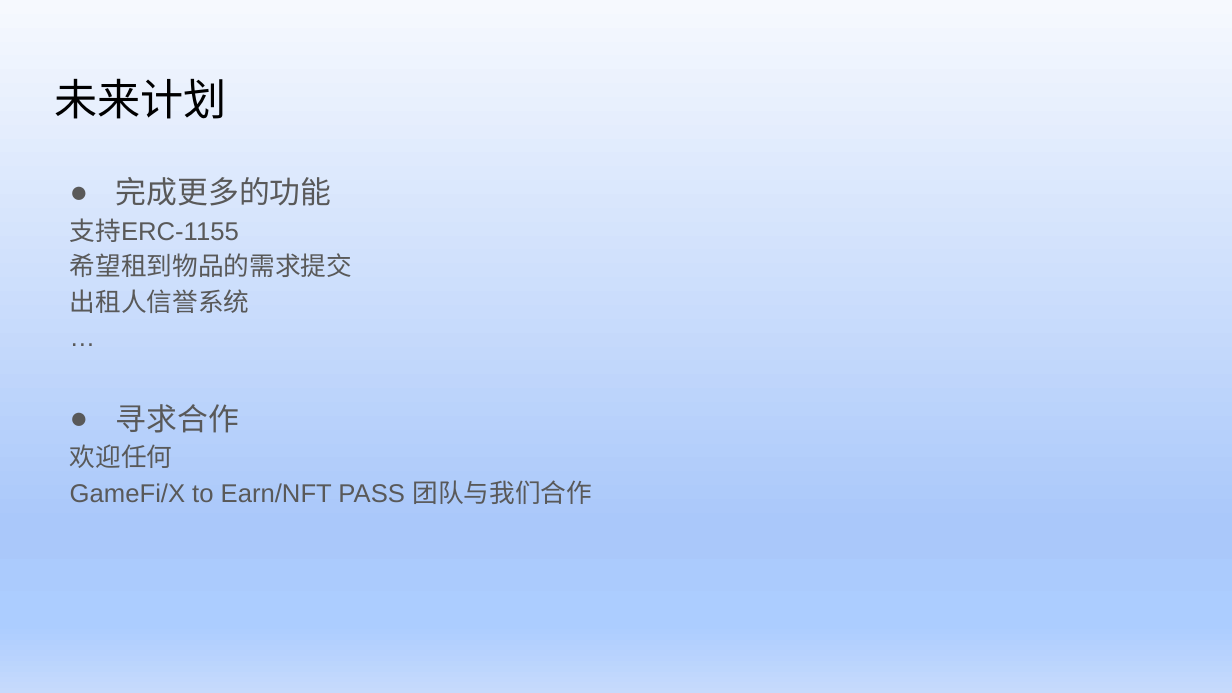
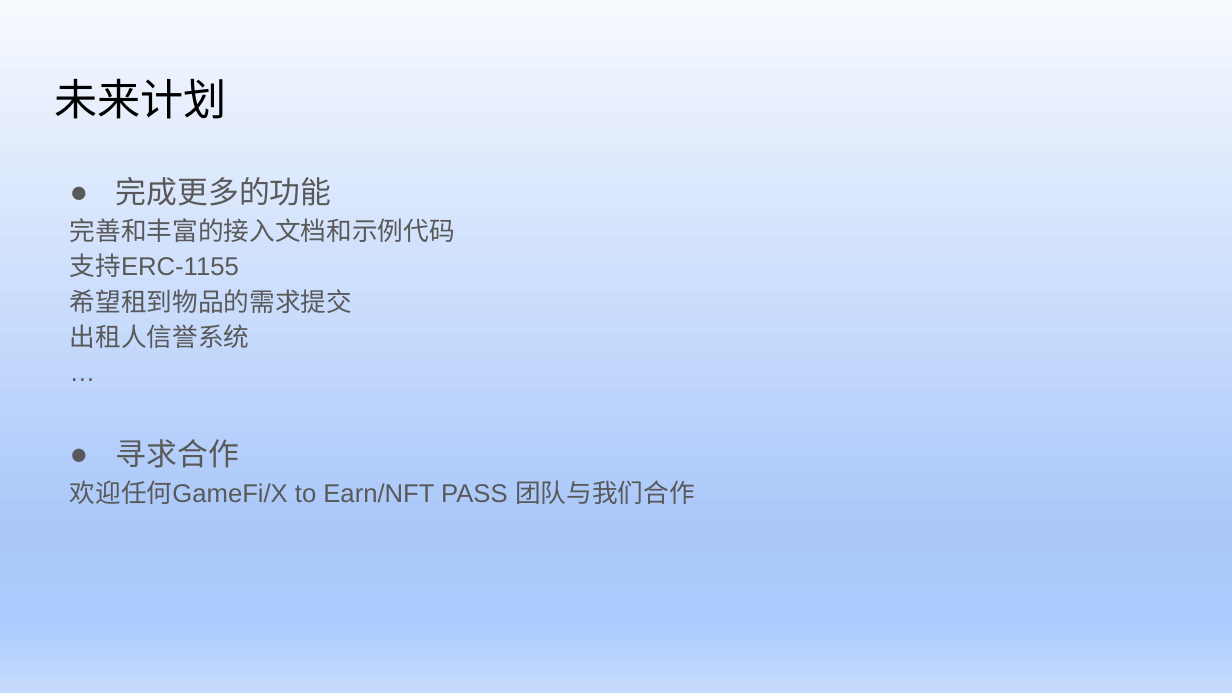
Before and after one commit to wanxiang-blockchain/2022-Wanxiang-Blockchain-Spring-Hackathon--GhostNFT, a slide deck: slide 14 of Wanxiang_2022_GhostNFT_presentation.pptx. Drawn at 1232x693 pixels with LibreOffice and Linux fonts; fonts in the diff are those of the drawing; background and template pictures are left out. Boxes give left, top, right and bottom in pixels: in the first picture for what was removed or moved away, otherwise in the second. Text is boxed around its words. In the diff, an @@ line names an element or a change of style, - is before the commit and + after.

Commit message:
update ppt

```diff
--- a/Wanxiang_2022_GhostNFT_presentation.pptx
+++ b/Wanxiang_2022_GhostNFT_presentation.pptx
@@ text at [70, 218, 455, 242]: paragraph added @@
+完善和丰富的接入文档和示例代码
@@ text at [70, 480, 695, 504]: text changed @@
-欢迎任何
-GameFi/X to Earn/NFT PASS 团队与我们合作
+欢迎任何GameFi/X to Earn/NFT PASS 团队与我们合作
```
